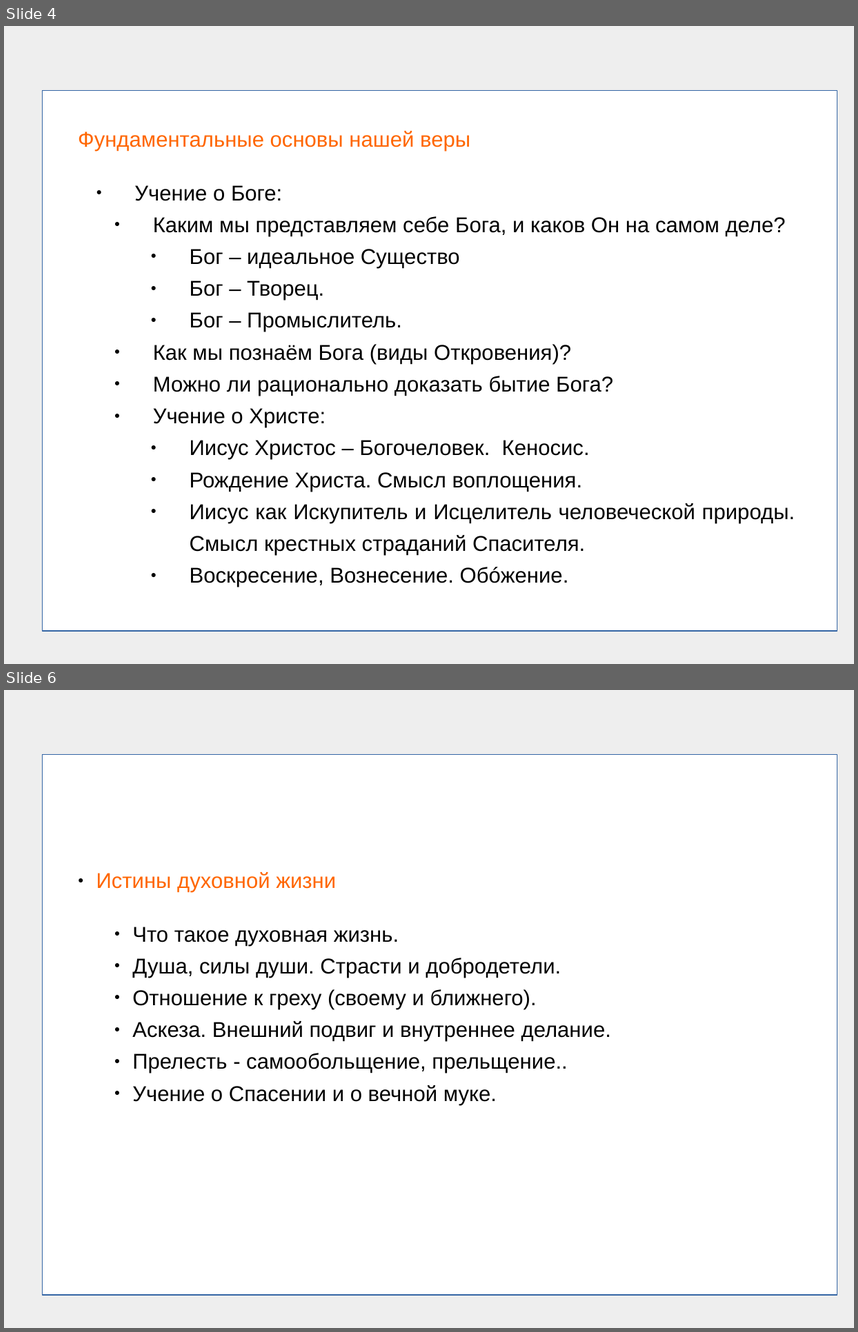
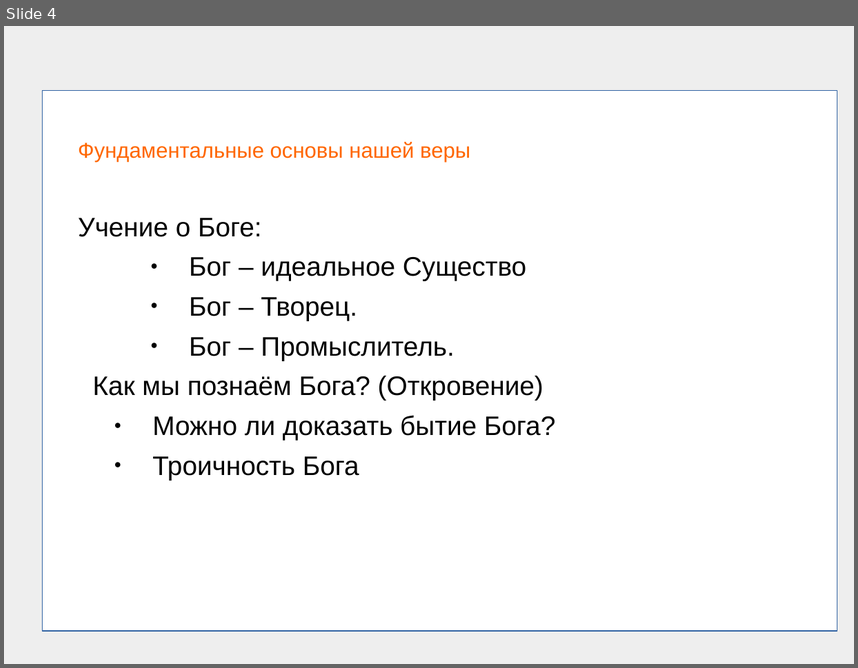
Before and after one commit to frpaul/ob, a slide deck: presentations/01_beginning_the_course_03.ppt. Shown one above the other, each under a label of ours: slides 4 and 6 before the commit, slide 4 after it; the slides between them are not shown. The pictures are 858x1332 and 858x668 pixels, drawn with LibreOffice and Linux fonts; fonts in the diff are those of the drawing. Boxes give left, top, right and bottom in pixels: in the first picture for what was removed or moved away, otherwise in the second. Text is boxed around its words. In the diff, an @@ line names an element or a change of style, - is before the commit and + after.

```diff
--- a/presentations/01_beginning_the_course_03.ppt
+++ b/presentations/01_beginning_the_course_03.ppt
@@ slide 6 removed at box(4, 690, 854, 1328), background #EEEEEE @@
@@ rectangle removed at box(43, 755, 837, 1294) @@
@@ text removed at box(96, 872, 611, 1105) @@
-● Истины духовной жизни
-    ● Что такое духовная жизнь.
-    ● Душа, силы души. Страсти и добродетели.
-    ● Отношение к греху (своему и ближнего).
-    ● Аскеза. Внешний подвиг и внутреннее делание.
-    ● Прелесть - самообольщение, прельщение..
-    ● Учение о Спасении и о вечной муке.
@@ slide 4 changed as well @@
@@ text at box(78, 142, 526, 361): size 20 to 25 pt in "Учение о Боге:", "Бог – идеальное Существо", "Бог – Творец.", "Бог – Промыслитель."; indent changed; line spacing 0.83 to 1.24; bullet ● to none; list level 2 to 1 in "Учение о Боге:" @@
@@ text at box(153, 216, 786, 236): paragraph removed @@
-    ● Каким мы представляем себе Бога, и каков Он на самом деле?
@@ text at box(93, 376, 555, 480): text changed; size 20 to 25 pt @@
-    ● Как мы познаём Бога (виды Откровения)?
-    ● Можно ли рационально доказать бытие Бога?
-    ● Учение о Христе:
-        ● Иисус Христос – Богочеловек. Кеносис.
-        ● Рождение Христа. Смысл воплощения.
-        ● Иисус как Искупитель и Исцелитель человеческой природы. Смысл крестных страданий Спасителя.
-        ● Воскресение, Вознесение. Обóжение.
+Как мы познаём Бога? (Откровение)
+    ● Можно ли доказать бытие Бога?
+    ● Троичность Бога
```
Also in this commit, not shown: 7 other slides changed, 1 slide added, 1 other slide removed, 17 other files.
